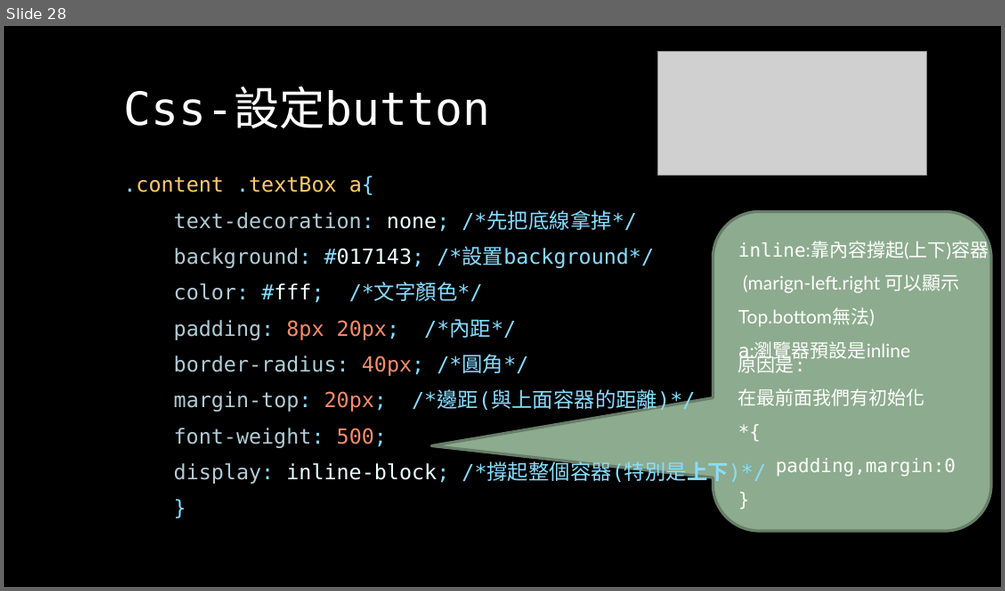
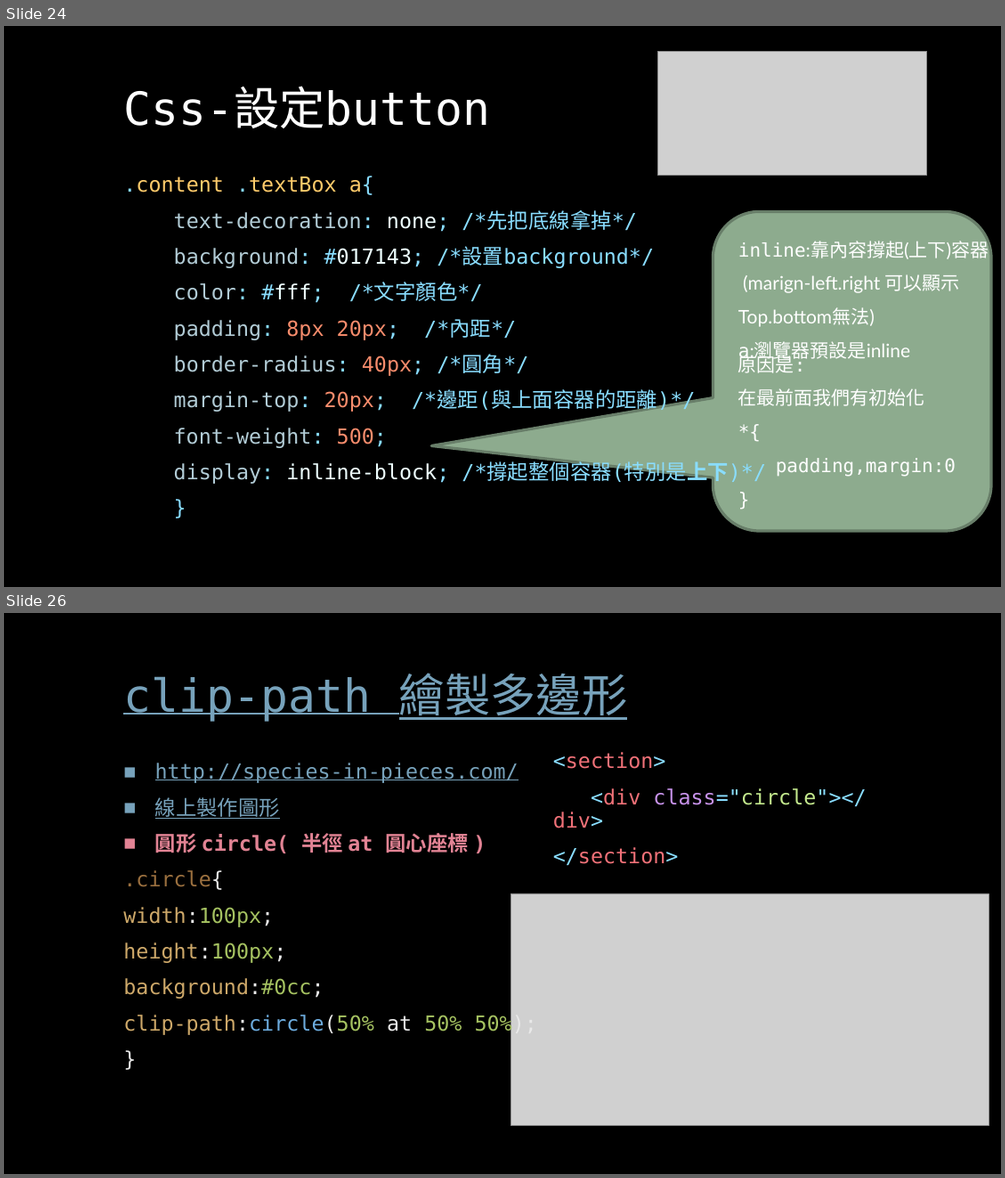
Before and after one commit to Alicexdcw/FrontEndTutorial, a slide deck: HTML & CSS & Javascript - starbuck.pptx. Shown one above the other, each under a label of ours: slide 28 before the commit, slides 24 and 26 after it; the slides between them are not shown. The pictures are 1005x591 and 1005x1178 pixels, drawn with LibreOffice and Linux fonts; fonts in the diff are those of the drawing; grey boxes stand for pictures. Boxes give left, top, right and bottom in pixels: in the first picture for what was removed or moved away, otherwise in the second. Text is boxed around its words. In the diff, an @@ line names an element or a change of style, - is before the commit and + after.

```diff
--- a/HTML & CSS & Javascript - starbuck.pptx
+++ b/HTML & CSS & Javascript - starbuck.pptx
@@ slide 26 added at [4, 613, 1001, 1174], background #EFEDE3; not listed: 2 template elements that a slide beside it also shows @@
@@ title added at [123, 673, 628, 721], 44 pt, text #77A2BB, underline @@
+clip-path 繪製多邊形
@@ text added at [123, 763, 537, 1036], 20 pt, text #77A2BB @@
+■ http://species-in-pieces.com/
+■ 線上製作圖形
+■ 圓形 circle( 半徑 at 圓心座標 )
+.circle{
+width:100px;
+height:100px;
+background:#0cc;
+clip-path:circle(50% at 50% 50%);
+}
@@ text added at [553, 752, 866, 866], 20 pt, text #F07178 @@
+<section>
+<div class="circle"></div>
+</section>
@@ picture added at [511, 893, 989, 1126] @@
@@ what was slide 28 is now slide 24 @@
```
Also in this commit, not shown: 4 slides changed, 18 other slides added, 24 slides removed, 11 other files.
